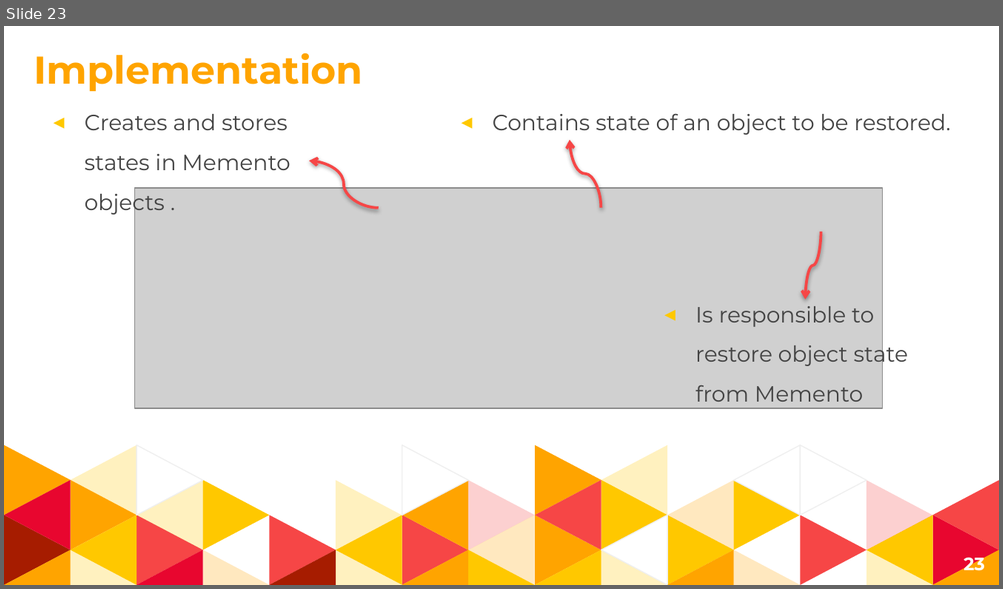
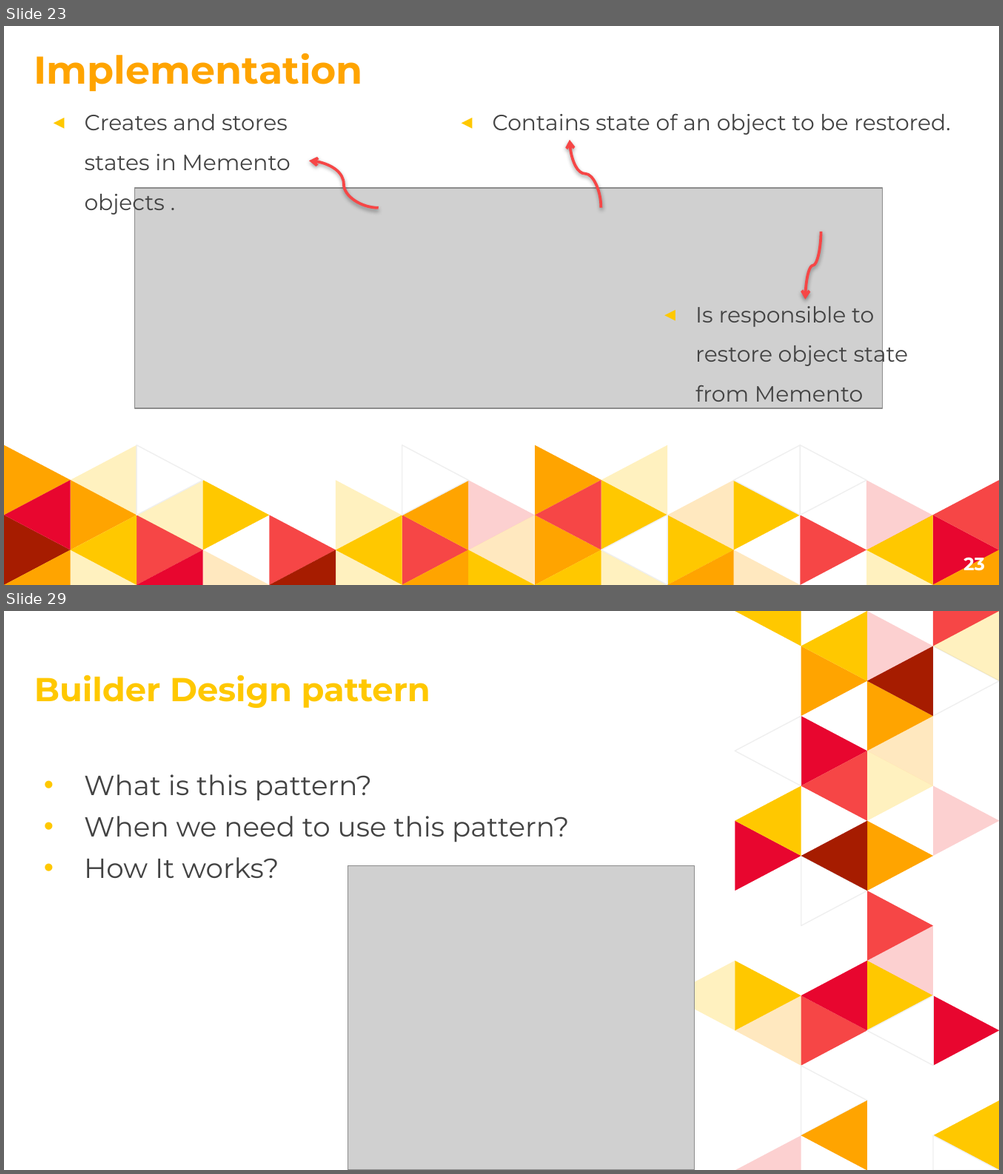
Before and after one commit to parsa-abbasi/DesignPatterns, a slide deck: DesignPatterns.pptx. Shown one above the other, each under a label of ours: slide 23 before the commit, slides 23 and 29 after it; the slides between them are not shown. The pictures are 1003x589 and 1003x1174 pixels, drawn with LibreOffice and Linux fonts; fonts in the diff are those of the drawing; grey boxes stand for pictures. Boxes give left, top, right and bottom in pixels: in the first picture for what was removed or moved away, otherwise in the second. Text is boxed around its words. In the diff, an @@ line names an element or a change of style, - is before the commit and + after.

```diff
--- a/DesignPatterns.pptx
+++ b/DesignPatterns.pptx
@@ slide 29 added at [4,611,999,1170], background #FFFFFF @@
@@ title added at [34,675,430,708], 24 pt, text #FFC800, bold @@
+Builder Design pattern
@@ text added at [84,775,569,878], 20 pt, text #434343 @@
+• What is this pattern?
+• When we need to use this pattern?
+• How It works?
@@ group added at [669,611,999,1170]: 35 freeform shapes @@
@@ picture added at [348,866,694,1170] @@
```
Also in this commit, not shown: 13 slides changed, 5 other slides added, 5 other files.
